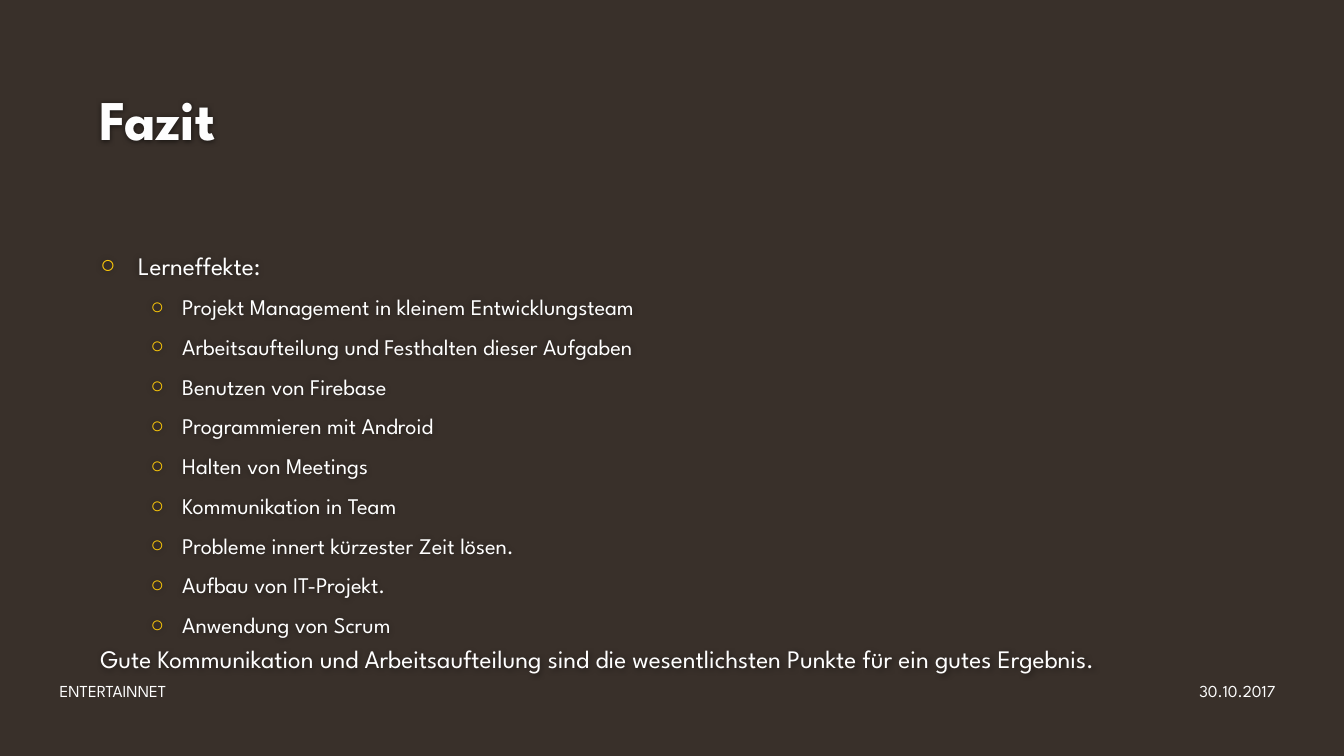
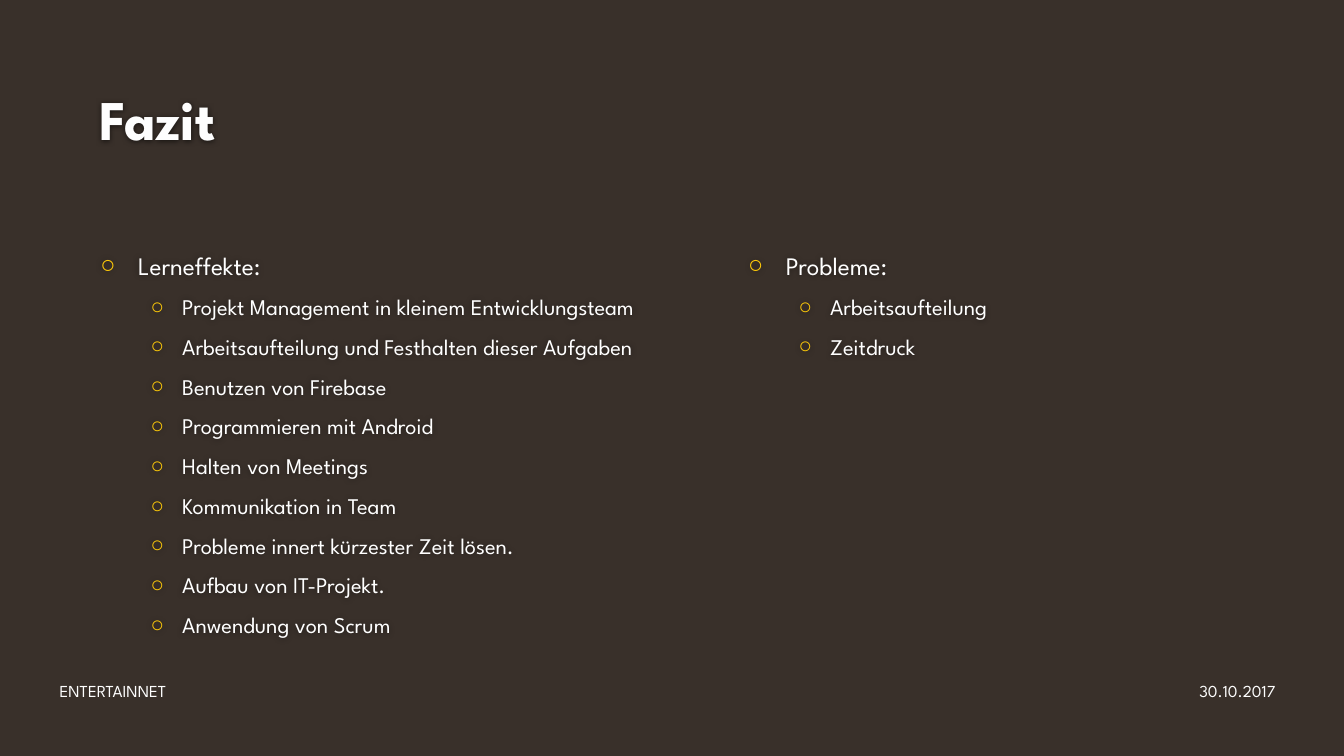
Before and after one commit to GAEBE2/Modul-306, a slide deck: slide 16 of Dokuordner/ENTERTAINNET.pptx. Drawn at 1344x756 pixels with LibreOffice and Linux fonts; fonts in the diff are those of the drawing; background and template pictures are left out. Boxes give left, top, right and bottom in pixels: in the first picture for what was removed or moved away, otherwise in the second. Text is boxed around its words. In the diff, an @@ line names an element or a change of style, - is before the commit and + after.

Commit message:
präsi

```diff
--- a/Dokuordner/ENTERTAINNET.pptx
+++ b/Dokuordner/ENTERTAINNET.pptx
@@ text added at [786, 257, 987, 356], 16 pt, text #FFFFFF @@
+○ Probleme:
+  ○ Arbeitsaufteilung
+  ○ Zeitdruck
@@ text removed at [100, 650, 1094, 674] @@
-Gute Kommunikation und Arbeitsaufteilung sind die wesentlichsten Punkte für ein gutes Ergebnis.
```
